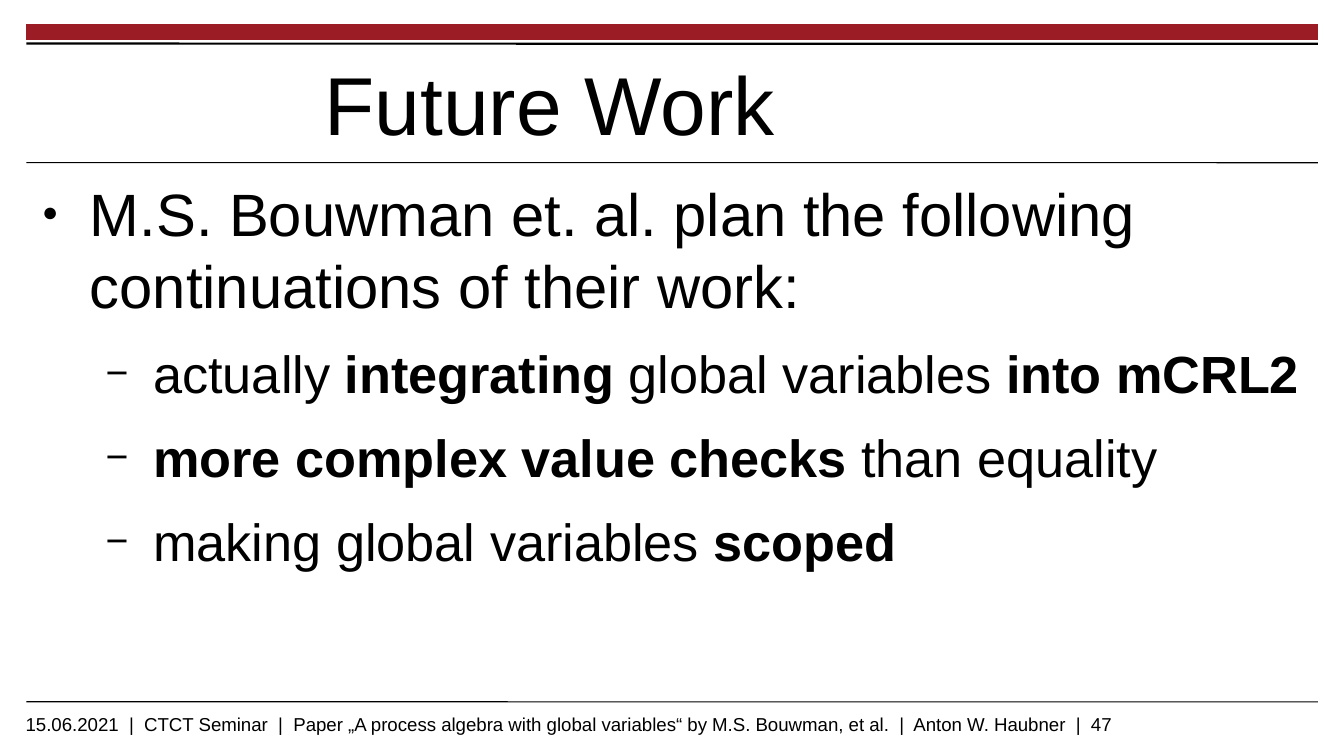
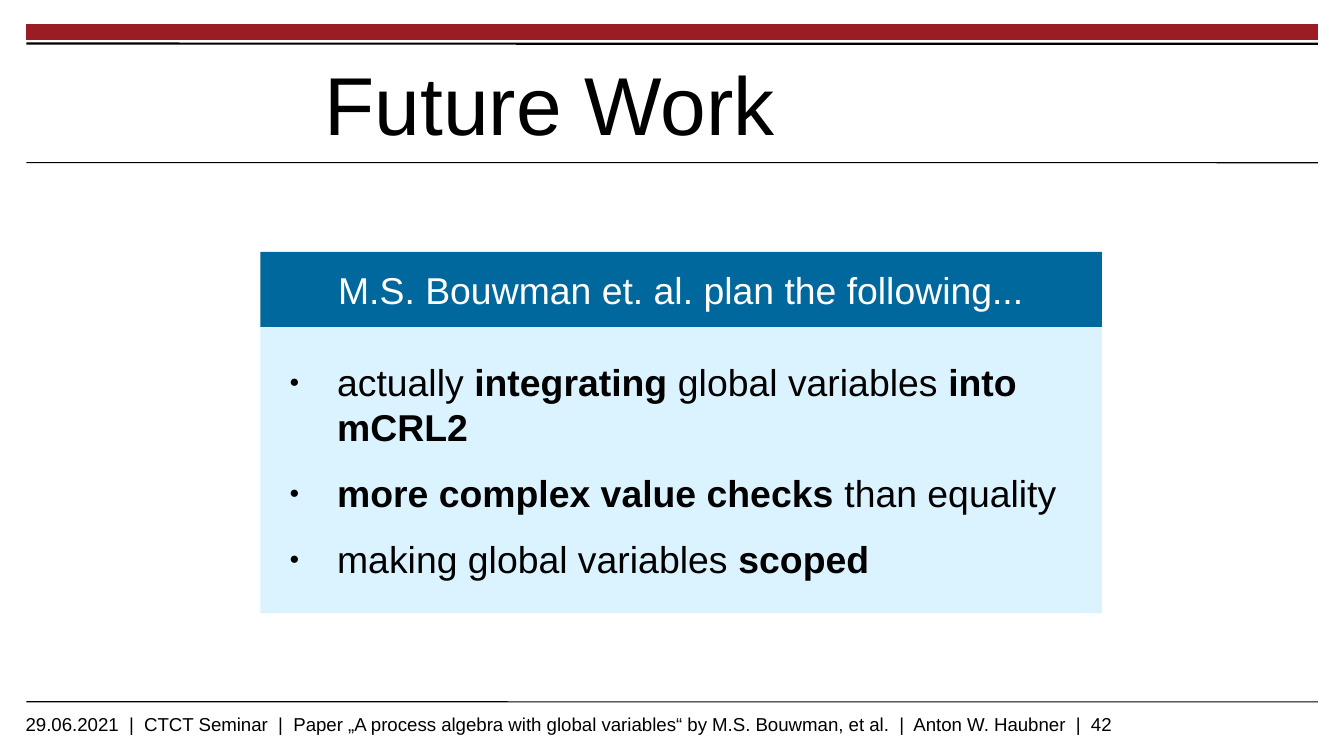
Before and after one commit to ahbnr/Seminar-Presentation-Current-Topics-In-Concurrency-Theory-2021, a slide deck: slide 42 of Presentations/Main Presentation/CTCT_MainPresentation_AntonWHaubner.odp (slide 47 before the commit). Drawn at 1344x756 pixels with LibreOffice and Linux fonts; fonts in the diff are those of the drawing; background and template pictures are left out. Boxes give left, top, right and bottom in pixels: in the first picture for what was removed or moved away, otherwise in the second. Text is boxed around its words. In the diff, an @@ line names an element or a change of style, - is before the commit and + after.

```diff
--- a/Presentations/Main Presentation/CTCT_MainPresentation_AntonWHaubner.odp
+++ b/Presentations/Main Presentation/CTCT_MainPresentation_AntonWHaubner.odp
@@ text in rectangle at bbox=[90, 192, 1135, 309]: paragraph removed @@
-● M.S. Bouwman et. al. plan the following continuations of their work:
@@ rectangle added at bbox=[261, 251, 1102, 327], fill #00689D, 20 pt, text #FFFFFF @@
+M.S. Bouwman et. al. plan the following...
@@ rectangle "actually integrating global variables into ...": place and size @@
-rectangle "actually integrating global variables into ..." at bbox=[90, 192, 1299, 571]
+rectangle "actually integrating global variables into ..." at bbox=[261, 327, 1102, 613]
@@ rectangle "actually integrating global variables into ..." at bbox=[261, 327, 1102, 613]: size 28 to 20 pt; bullet − to ●; list level 2 to 1 in "actually integrating global variables into ..."; list level 2 to 1 in "more complex value checks than ..."; list level 2 to 1 in "making global variables scoped"; vertical alignment top to middle; fill none to #DBF2FF @@
@@ text at bbox=[26, 717, 1112, 735]: text changed @@
-15.06.2021 | CTCT Seminar | Paper „A process algebra with global variables“ by M.S. Bouwman, et al. | Anton W. Haubner | 47
+29.06.2021 | CTCT Seminar | Paper „A process algebra with global variables“ by M.S. Bouwman, et al. | Anton W. Haubner | 42
```
Also in this commit, not shown: 26 other slides changed, 6 slides added, 11 slides removed.
